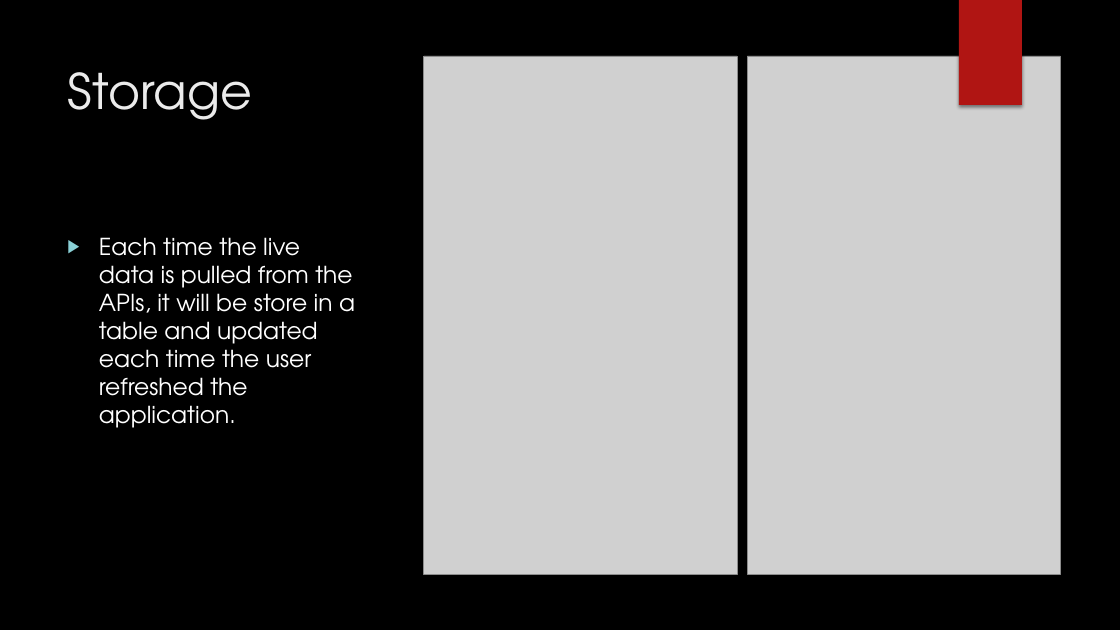
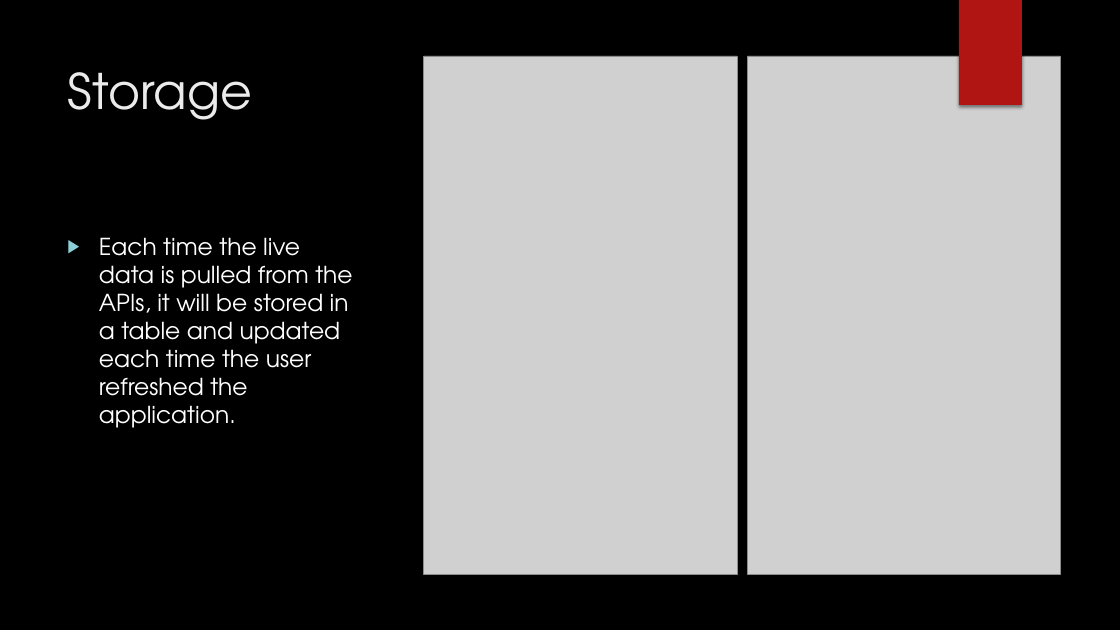
Before and after one commit to TsidAznar/WAPCENG319, a slide deck: slide 11 of Final Presentation.pptx. Drawn at 1120x630 pixels with LibreOffice and Linux fonts; fonts in the diff are those of the drawing; grey boxes stand for pictures; background and template pictures are left out. Boxes give left, top, right and bottom in pixels: in the first picture for what was removed or moved away, otherwise in the second. Text is boxed around its words. In the diff, an @@ line names an element or a change of style, - is before the commit and + after.

```diff
--- a/Final Presentation.pptx
+++ b/Final Presentation.pptx
@@ text at (x1=99, y1=237, x2=352, y2=428): text changed @@
-▶ Each time the live data is pulled from the APIs, it will be store in a table and updated each time the user refreshed the application.
+▶ Each time the live data is pulled from the APIs, it will be stored in a table and updated each time the user refreshed the application.
```
Also in this commit, not shown: 1 slide added.
